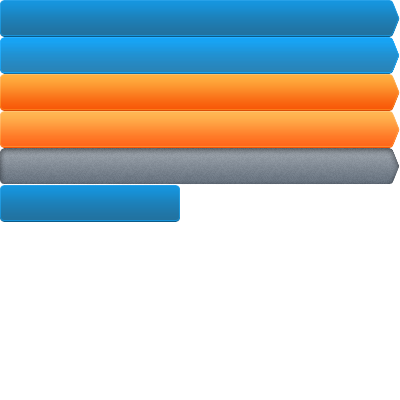
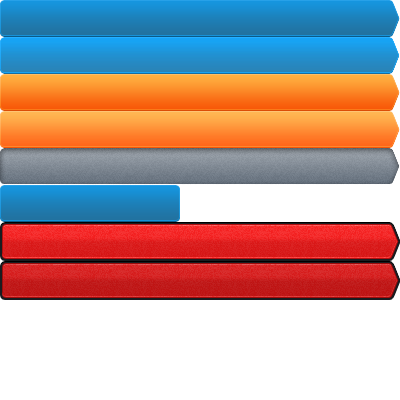
Layers edited between the first and the second w=400, h=400 image:
added layer "Layer 8" above "Layer 6" over [0, 222, 400, 300]
